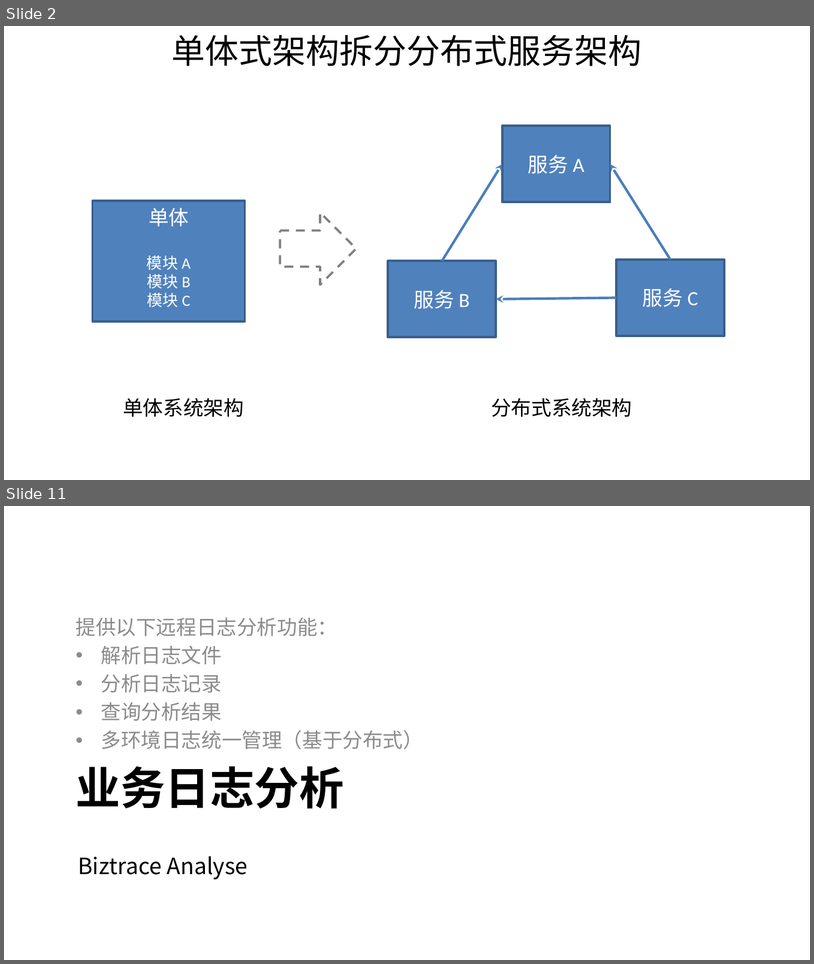
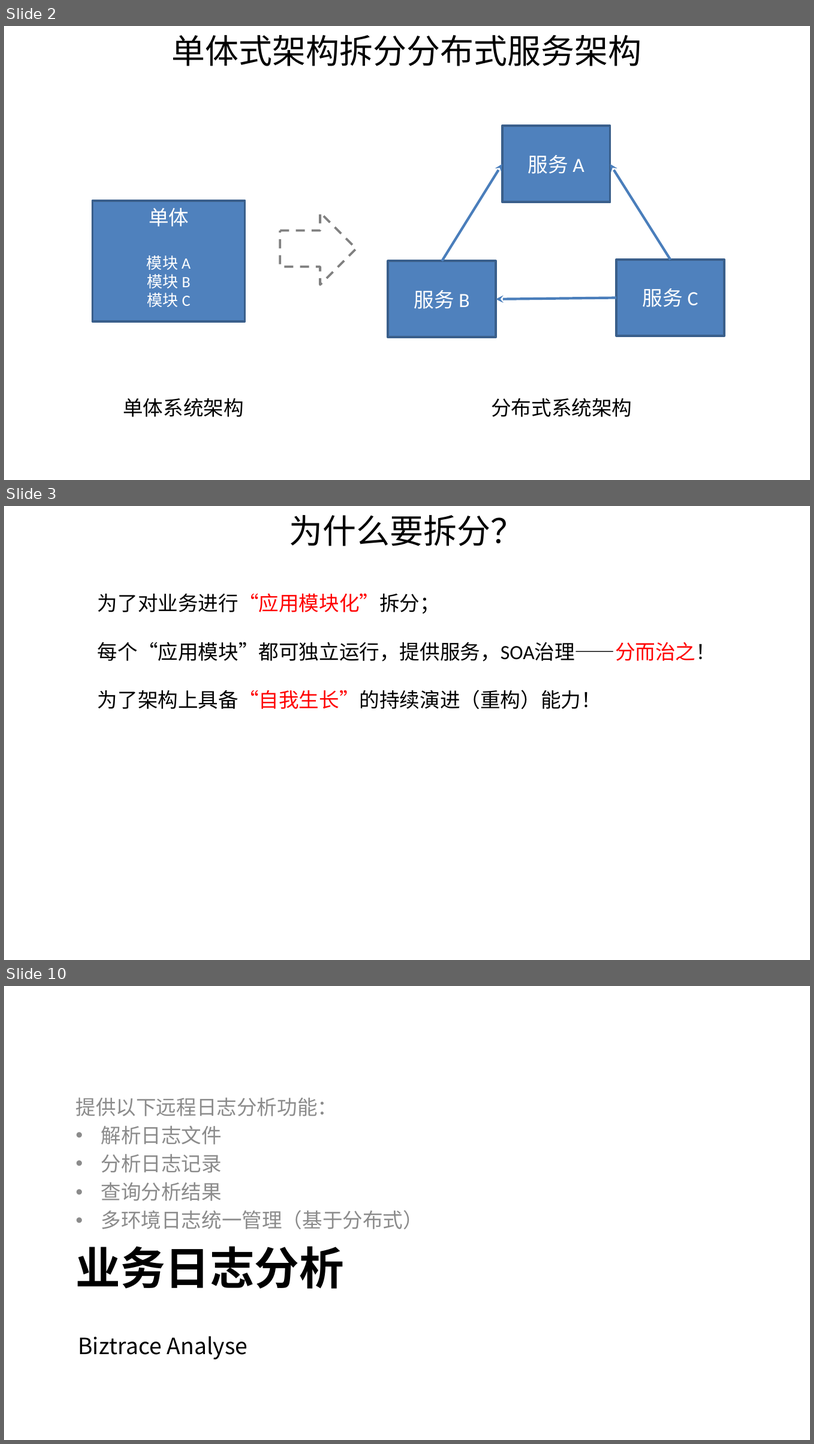
Before and after one commit to shiyunlai/tistools, a slide deck: TIStools.pptx. Shown one above the other, each under a label of ours: slides 2 and 11 before the commit, slides 2, 3 and 10 after it; the slides between them are not shown. The pictures are 814x964 and 814x1444 pixels, drawn with LibreOffice and Linux fonts; fonts in the diff are those of the drawing. Boxes give left, top, right and bottom in pixels: in the first picture for what was removed or moved away, otherwise in the second. Text is boxed around its words. In the diff, an @@ line names an element or a change of style, - is before the commit and + after.

```diff
--- a/TIStools.pptx
+++ b/TIStools.pptx
@@ slide 3 added at (4,506,810,960), background #FFFFFF @@
@@ text added at (290,515,525,546), 30 pt, text #000000 @@
+为什么要拆分？
@@ text added at (98,593,716,709), 18 pt, text #000000 @@
+为了对业务进行“应用模块化”拆分；
+每个“应用模块”都可独立运行，提供服务，SOA治理——分而治之！
+为了架构上具备“自我生长”的持续演进（重构）能力！
@@ what was slide 11 is now slide 10 @@
```
Also in this commit, not shown: 9 slides changed, 2 other slides added.
